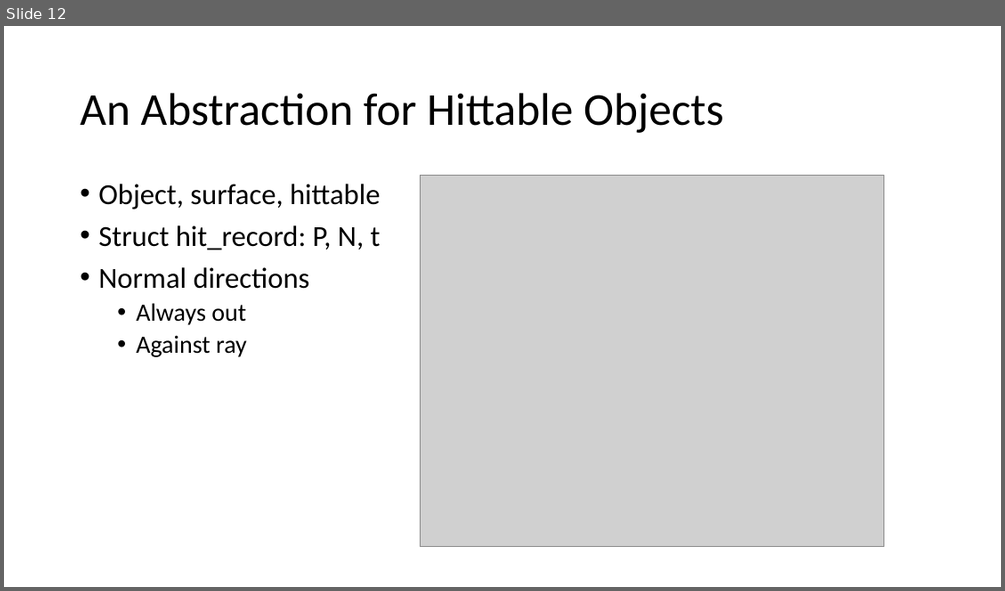
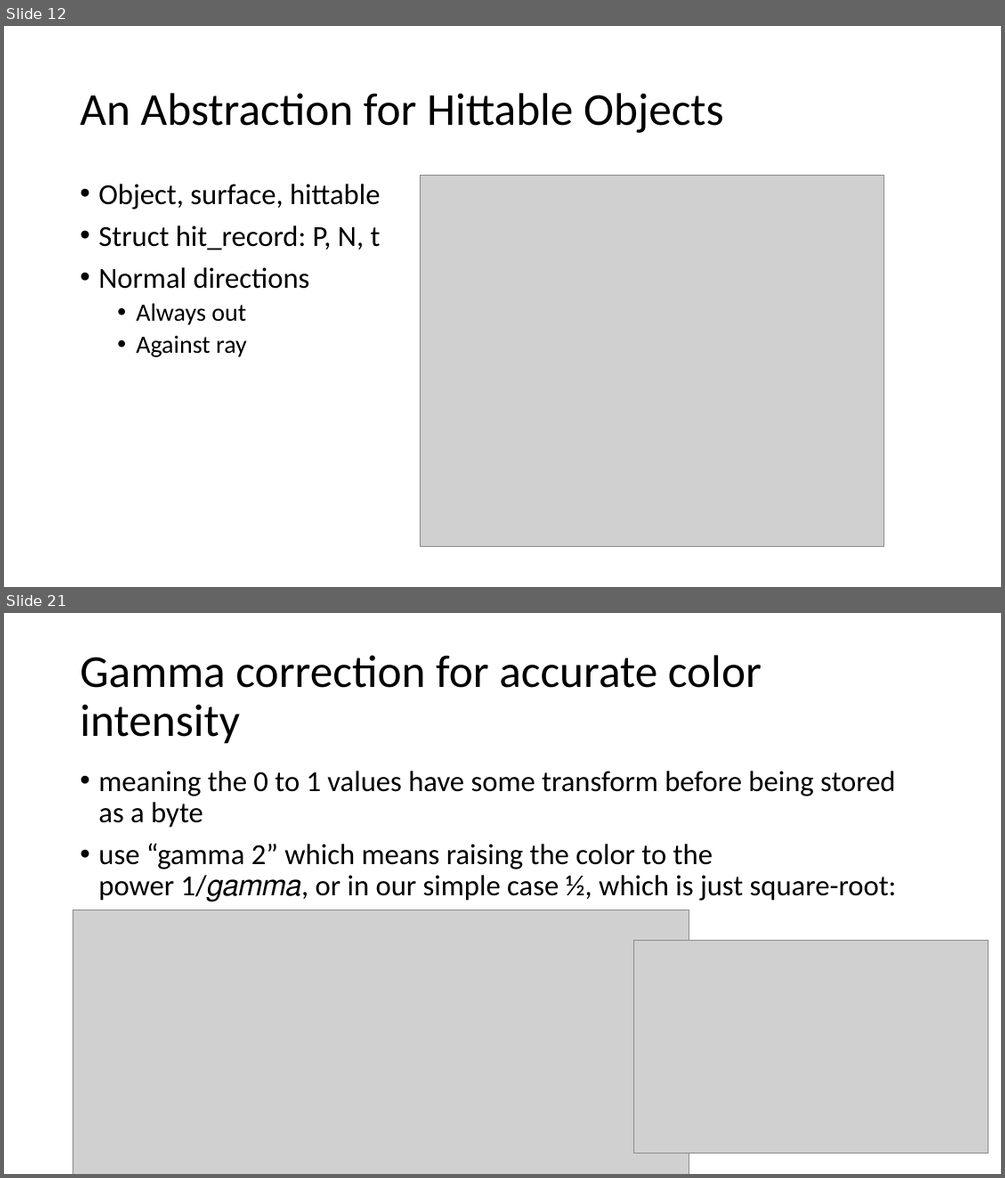
Before and after one commit to yxshi610/RayTracing, a slide deck: RayTracing.pptx. Shown one above the other, each under a label of ours: slide 12 before the commit, slides 12 and 21 after it; the slides between them are not shown. The pictures are 1005x591 and 1005x1178 pixels, drawn with LibreOffice and Linux fonts; fonts in the diff are those of the drawing; grey boxes stand for pictures. Boxes give left, top, right and bottom in pixels: in the first picture for what was removed or moved away, otherwise in the second. Text is boxed around its words. In the diff, an @@ line names an element or a change of style, - is before the commit and + after.

```diff
--- a/RayTracing.pptx
+++ b/RayTracing.pptx
@@ slide 21 added at <box>4,613,1001,1174</box>, background #FFFFFF @@
@@ title added at <box>80,655,761,744</box>, 44 pt, text #000000 @@
+Gamma correction for accurate color intensity
@@ text added at <box>98,771,897,901</box>, 28 pt, text #000000 @@
+• meaning the 0 to 1 values have some transform before being stored as a byte
+• use “gamma 2” which means raising the color to the power 1/𝑔𝑎𝑚𝑚𝑎, or in our simple case ½, which is just square-root:
@@ picture added at <box>73,910,689,1174</box> @@
@@ picture added at <box>633,941,988,1153</box> @@
```
Also in this commit, not shown: 9 other slides added, 21 other files.
